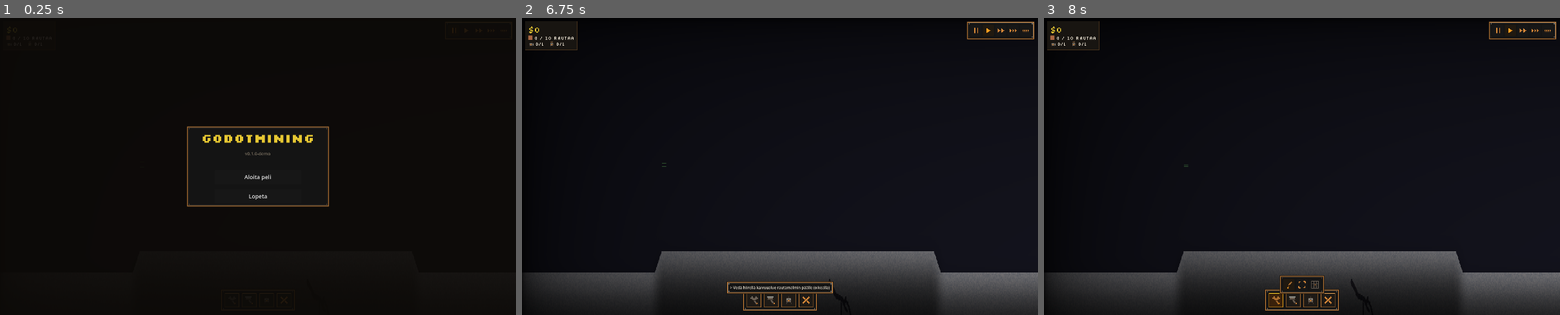
Above: before the commit, frames 1-3 (left to right).
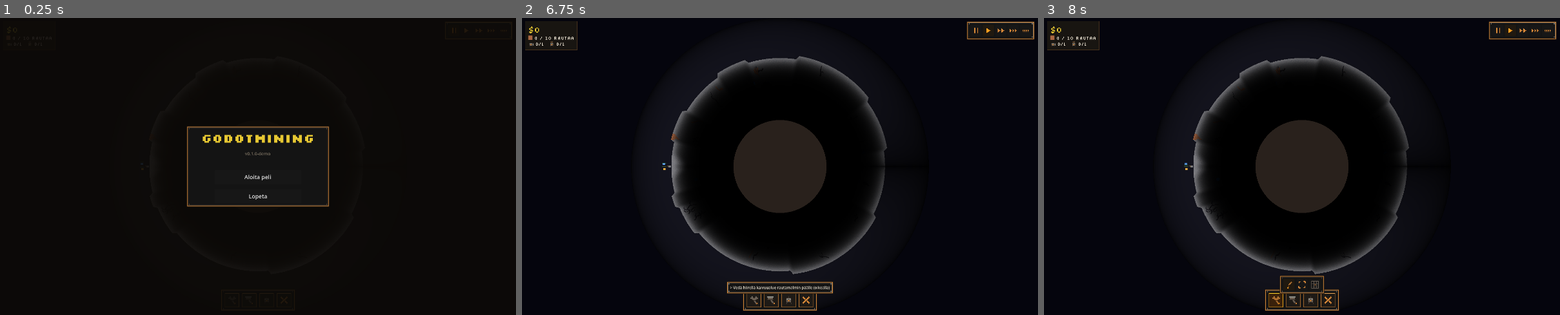
Above: after the commit, the same moments.

Repository: Orveli/GodotMining
Game: Godot game, scene res://scenes/main.tscn
The game is run twice, just before and just after one commit, with the same random seed, the same clock (stepped at 60 frames per second) and the same inputs.
Inputs (mouse positions are in pixels of both pictures, inside the frame that each line leads up to):
- Up to frame 1 (0.25 s): no input
- Up to frame 2 (6.75 s): click (754, 300) at 0.5 s; click (769, 300) at 1.25 s; click (790, 300) at 2 s; click (976, 29) at 2.77 s; click (986, 29) at 3.52 s; click (1001, 29) at 4.27 s; click (1012, 29) at 5.02 s; click (1027, 29) at 5.77 s; click "Aloita peli" at 6.5 s
- Up to frame 3 (8 s): click (1276, 300) at 7.25 s

The runs differ from the first frame. In frame 2, 19% of the frame differs, in the area x 0-100%, y 12-100%; in frame 3, 19%.

Commit message:
P5: fix planet_warp TAU redefinition + PlanetView anchor warning; add PlanetCamera unit test

Diff:
--- a/scripts/pixel_world.gd
+++ b/scripts/pixel_world.gd
@@ -606,9 +606,9 @@
 	planet_view.material = planet_warp_mat
 	planet_view.texture_filter = CanvasItem.TEXTURE_FILTER_NEAREST
 	planet_view.mouse_filter = Control.MOUSE_FILTER_IGNORE
-	planet_view.set_anchors_preset(Control.PRESET_FULL_RECT)
-	planet_view.position = Vector2.ZERO
-	planet_view.size = vp_size
+	# Täysruutu ankkureilla (0,0..1,1): layout venyttää PlanetView'n ikkunan kokoiseksi.
+	# Ei erillistä size-asetusta (se ylikirjoittuisi layoutissa -> varoitus).
+	planet_view.set_anchors_and_offsets_preset(Control.PRESET_FULL_RECT)
 	planet_view.stretch_mode = TextureRect.STRETCH_SCALE
 	planet_view.expand_mode = TextureRect.EXPAND_IGNORE_SIZE
 	add_child(planet_view)
--- a/shaders/planet_warp.gdshader
+++ b/shaders/planet_warp.gdshader
@@ -21,7 +21,7 @@
 uniform vec3  core_color : source_color = vec3(0.16, 0.13, 0.11);   // core blob
 uniform vec3  sky_color : source_color = vec3(0.02, 0.02, 0.05);    // space (r > r_surface)
 
-const float TAU = 6.28318530717958647692;
+// TAU is a built-in constant in the Godot shading language (2*PI).
 
 void fragment() {
 	// Reconstruct screen-pixel position from UV (PlanetView spans the whole window).
--- /dev/null
+++ b/tests/unit/test_planet_camera.gd
@@ -0,0 +1,157 @@
+extends SceneTree
+
+# Yksikkotestit PlanetCameralle (scripts/planet_camera.gd, SPEC_planet P5).
+# Todistaa polaarikameran matematiikan:
+#   - screen_to_grid / grid_to_screen ovat toistensa kaanteisoperaatioita
+#     (round-trip) eri angle/zoom/radius_center-arvoilla, nakyvalla sadealueella.
+#   - taivas (r > R_surface) ja ydin (r < R_inner) palautuvat (-1,-1).
+#   - apply_to_shader tayttaa oikeat uniformit.
+#   - whole_planet_zoom on positiivinen.
+#
+# Renderointia EI testata (integraattorin ikkunallinen verifiointi). Tama testaa
+# vain matematiikan grid-avaruudessa.
+#
+# Aja headless:
+#   godot --headless --path . --script res://tests/unit/test_planet_camera.gd
+
+const W := 4096   # v1 planeetta-leveys (spec S2.2)
+const H := 448    # v1 planeetta-syvyys
+
+var _pass := 0
+var _fail := 0
+
+
+func _init() -> void:
+	print("=== PLANETCAMERA-TESTIT ===\n")
+	_test_roundtrip()
+	_test_sky_and_core()
+	_test_apply_to_shader()
+	_test_whole_planet_zoom()
+	print("\n=== YHTEENVETO ===")
+	print("RESULT: %d passed, %d failed" % [_pass, _fail])
+	if _fail > 0:
+		print("TEST: FAILED")
+	quit(1 if _fail > 0 else 0)
+
+
+# --- Apurit -----------------------------------------------------------------
+
+func _check(cond: bool, name: String) -> void:
+	if cond:
+		_pass += 1
+		print("  PASS: ", name)
+	else:
+		_fail += 1
+		print("  FAILED: ", name)
+
+
+func _make_cam() -> PlanetCamera:
+	var cam := PlanetCamera.new()
+	cam.world_w = float(W)
+	cam.world_h = float(H)
+	cam.screen_size = Vector2(1664.0, 960.0)
+	return cam
+
+
+# --- Testit -----------------------------------------------------------------
+
+# Round-trip: kaytetaan grid-pisteita LAHTONA (grid_to_screen tuottaa taatusti
+# planeetalle osuvan ruutupisteen). Sitten screen_to_grid palauttaa solun, ja
+# grid_to_screen siita takaisin ~ alkuperainen ruutupiste. Epsilon huomioi solun
+# katkaisun (int-trunkkaus): yksi grid-yksikko = zoom ruutupikselia.
+func _test_roundtrip() -> void:
+	print("round-trip grid<->screen (eri angle/zoom/radius_center):")
+	var cam := _make_cam()
+	# (angle, radius_center, zoom). Kattaa koko pallon, kierron ja lahikuvat.
+	var configs := [
+		[0.0, 0.0, cam.whole_planet_zoom()],
+		[1.2, 0.0, cam.whole_planet_zoom()],
+		[-2.0, 200.0, 1.5],
+		[TAU * 0.75, 400.0, 3.0],
+		[3.14159, 500.0, 0.9],
+	]
+	# Sisapiste-naytteet: gy valilla [3, H-4] jotta r pysyy tiukasti (R_inner, R_surface].
+	var gxs := [0, 100, 1000, 2048, 3000, 4095]
+	var gys := [3, 50, 200, 400, 444]
+	var worst := 0.0
+	var ok := true
+	for cfg in configs:
+		cam.angle = cfg[0]
+		cam.radius_center = cfg[1]
+		cam.zoom = cfg[2]
+		var eps: float = 2.0 * cam.zoom + 1.0
+		for gx in gxs:
+			for gy in gys:
+				var g := Vector2(float(gx), float(gy))
+				var p: Vector2 = cam.grid_to_screen(g)
+				var g2: Vector2i = cam.screen_to_grid(p)
+				if g2.x < 0:
+					ok = false
+					print("    in-band epaonnistui: g=%s cfg=%s -> (-1,-1)" % [str(g), str(cfg)])
+					continue
+				var p2: Vector2 = cam.grid_to_screen(Vector2(g2))
+				var err: float = (p2 - p).length()
+				if err > worst:
+					worst = err
+				if err > eps:
+					ok = false
+					print("    round-trip poikkeama %.3f > %.3f: g=%s cfg=%s" % [err, eps, str(g), str(cfg)])
+	_check(ok, "grid_to_screen(screen_to_grid(p)) ~ p kaikilla naytteilla (worst=%.3f)" % worst)
+
+	# Lisatarkistus: nolla-kierto ja nolla-offset -> tunnettu geometria. Pinnan piste
+	# gy=0 (r=R_surface) osuu etaisyydelle R_surface*zoom planeetan keskipisteesta.
+	cam.angle = 0.0
+	cam.radius_center = 0.0
+	cam.zoom = cam.whole_planet_zoom()
+	var center := cam.screen_size * 0.5
+	# gx=0 -> theta=0 -> +x-suunta pinnalla.
+	var surf := cam.grid_to_screen(Vector2(0.0, 0.0))
+	var expect_r := PlanetGeom.r_surface(float(W)) * cam.zoom
+	_check(absf((surf - center).length() - expect_r) < 0.01, "pinnan piste etaisyydella R_surface*zoom keskipisteesta")
+
+
+func _test_sky_and_core() -> void:
+	print("taivas + ydin -> (-1,-1):")
+	var cam := _make_cam()
+	cam.angle = 0.0
+	cam.radius_center = 0.0
+	cam.zoom = cam.whole_planet_zoom()
+	var center := cam.screen_size * 0.5
+	# Kaukana keskipisteesta -> r > R_surface -> taivas.
+	var sky := cam.screen_to_grid(center + Vector2(2000.0, 0.0))
+	_check(sky == Vector2i(-1, -1), "kaukainen piste -> taivas (-1,-1)")
+	# Tasmalleen keskipiste -> r=0 < R_inner -> ydin.
+	var core := cam.screen_to_grid(center)
+	_check(core == Vector2i(-1, -1), "keskipiste -> ydin (-1,-1)")
+	# Pinnan lahelta osuu grid-soluun (ei taivas/ydin).
+	var r_surf := PlanetGeom.r_surface(float(W))
+	var on := cam.screen_to_grid(center + Vector2((r_surf - 5.0) * cam.zoom, 0.0))
+	_check(on.x >= 0 and on.y >= 0, "pinnan lahella -> validi grid-solu")
+
+
+func _test_apply_to_shader() -> void:
+	print("apply_to_shader tayttaa uniformit:")
+	var cam := _make_cam()
+	cam.angle = 1.5
+	cam.radius_center = 321.0
+	cam.zoom = 2.25
+	var mat := ShaderMaterial.new()
+	cam.apply_to_shader(mat)
+	var r_surf := PlanetGeom.r_surface(float(W))
+	_check(absf(float(mat.get_shader_parameter("view_angle")) - 1.5) < 1e-4, "view_angle")
+	_check(absf(float(mat.get_shader_parameter("view_radius_center")) - 321.0) < 1e-4, "view_radius_center")
+	_check(absf(float(mat.get_shader_parameter("view_zoom")) - 2.25) < 1e-4, "view_zoom")
+	_check(absf(float(mat.get_shader_parameter("r_surface")) - r_surf) < 1e-2, "r_surface = W/TAU")
+	_check(absf(float(mat.get_shader_parameter("r_inner")) - (r_surf - float(H))) < 1e-2, "r_inner = R_surface - H")
+	var ss: Vector2 = mat.get_shader_parameter("screen_size")
+	_check(ss == Vector2(1664.0, 960.0), "screen_size")
+
+
+func _test_whole_planet_zoom() -> void:
+	print("whole_planet_zoom:")
+	var cam := _make_cam()
+	var z := cam.whole_planet_zoom()
+	# Koko pallo mahtuu pystyyn: R_surface * z ~ ruudun puolikorkeus.
+	var expect := (cam.screen_size.y * 0.5) / PlanetGeom.r_surface(float(W))
+	_check(z > 0.0, "positiivinen")
+	_check(absf(z - expect) < 1e-4, "R_surface*z = ruudun puolikorkeus")
